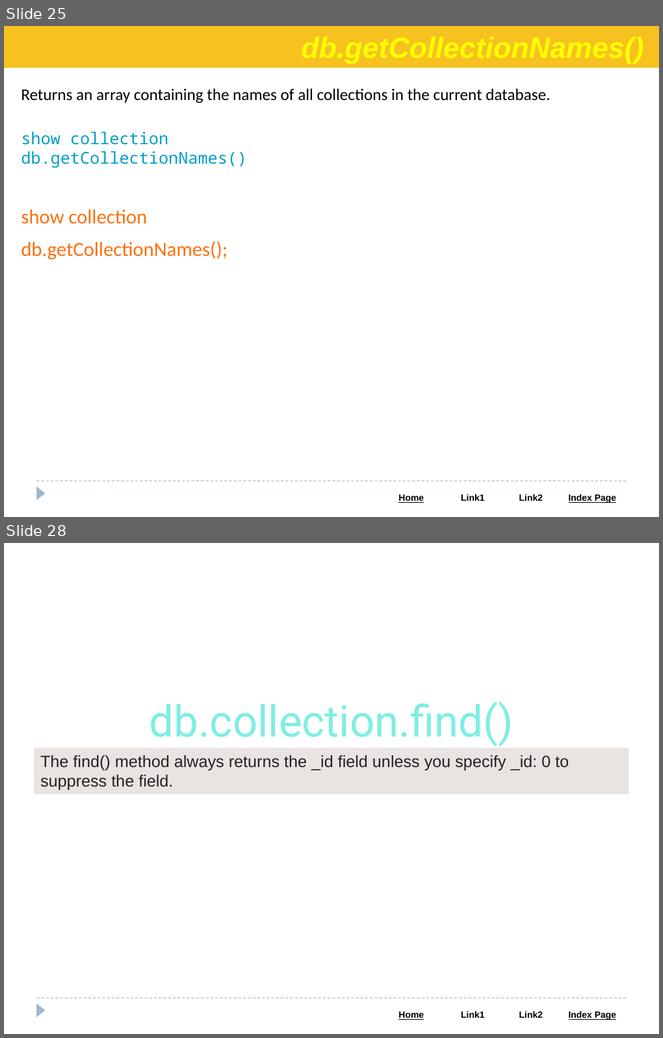
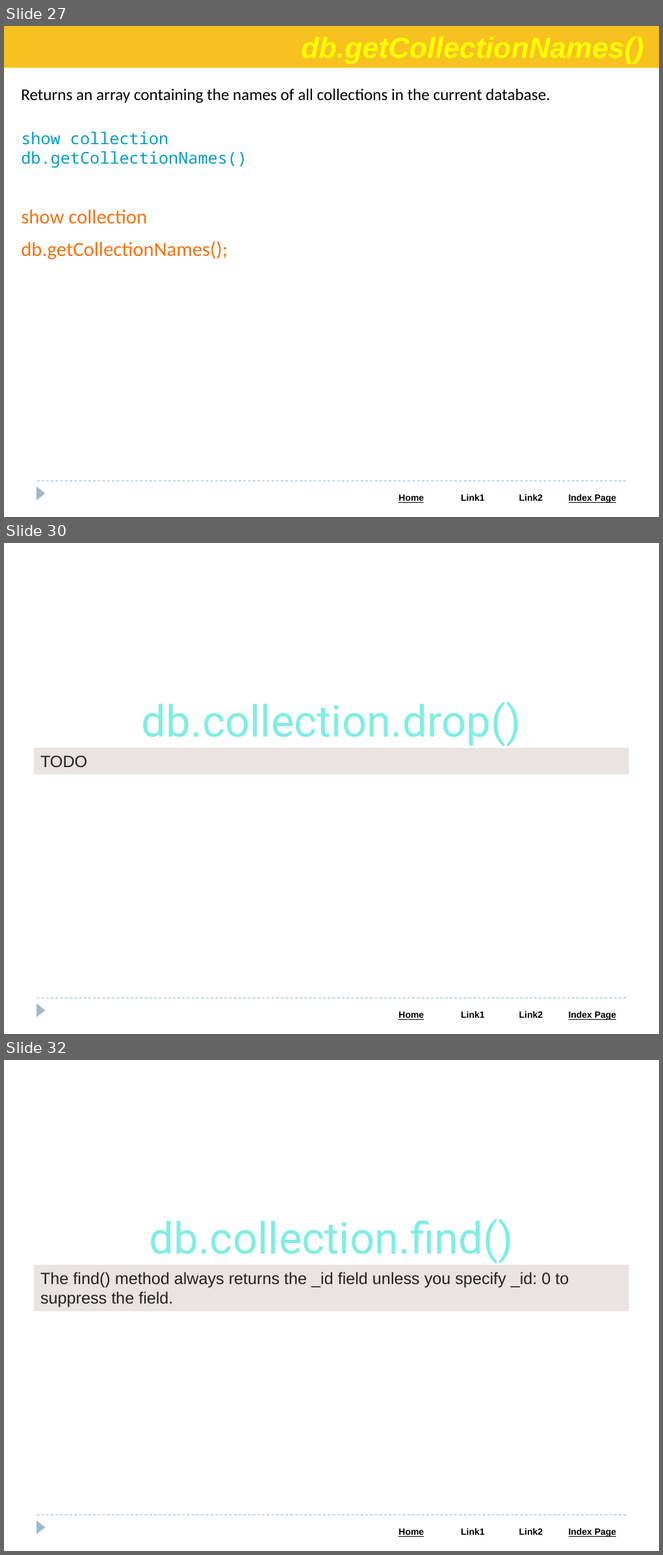
Before and after one commit to Saleel-Bagde/PPT-s, a slide deck: MongoDB PPT.pptx. Shown one above the other, each under a label of ours: slides 25 and 28 before the commit, slides 27, 30 and 32 after it; the slides between them are not shown. The pictures are 663x1038 and 663x1555 pixels, drawn with LibreOffice and Linux fonts; fonts in the diff are those of the drawing. Boxes give left, top, right and bottom in pixels: in the first picture for what was removed or moved away, otherwise in the second. Text is boxed around its words. In the diff, an @@ line names an element or a change of style, - is before the commit and + after.

```diff
--- a/MongoDB PPT.pptx
+++ b/MongoDB PPT.pptx
@@ slide 30 added at (x1=4, y1=543, x2=659, y2=1034), background #FFFFFF; not listed: 3 template elements that a slide beside it also shows @@
@@ text added at (x1=142, y1=702, x2=521, y2=746), 48 pt, text #7EEEE3 @@
+db.collection.drop()
@@ rectangle added at (x1=34, y1=748, x2=629, y2=774), fill #E9E3E1, 18 pt, text #222222 @@
+TODO
@@ what was slide 25 is now slide 27 @@
@@ what was slide 28 is now slide 32 @@
```
Also in this commit, not shown: 3 slides changed, 3 other slides added.
